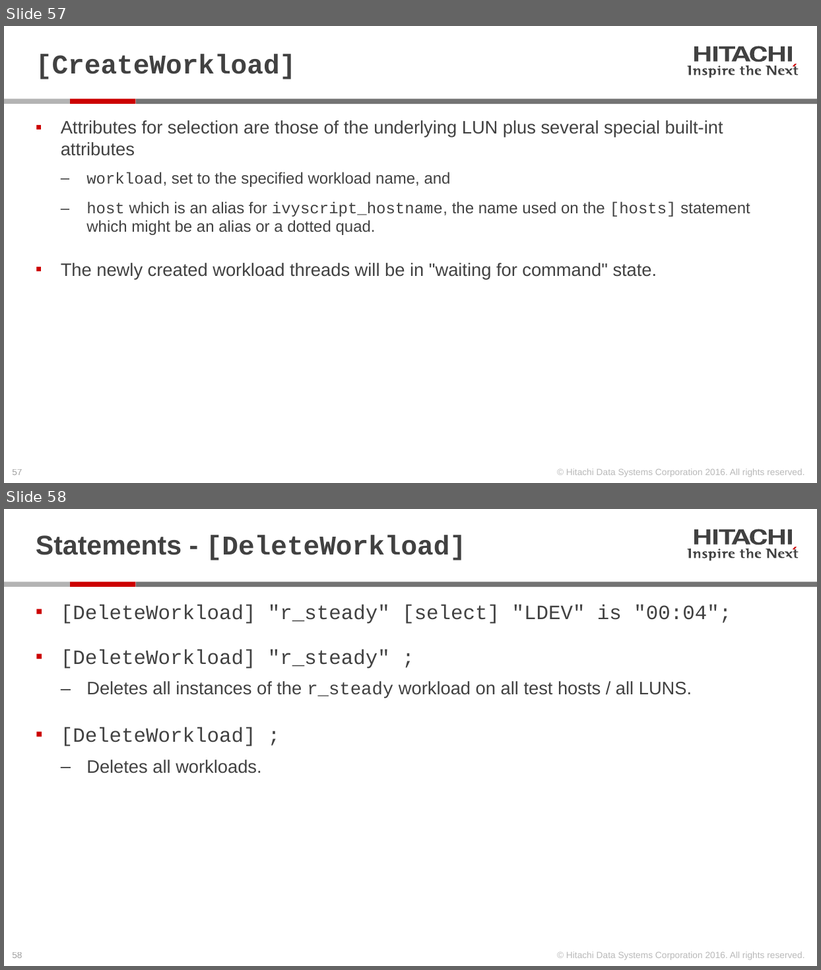
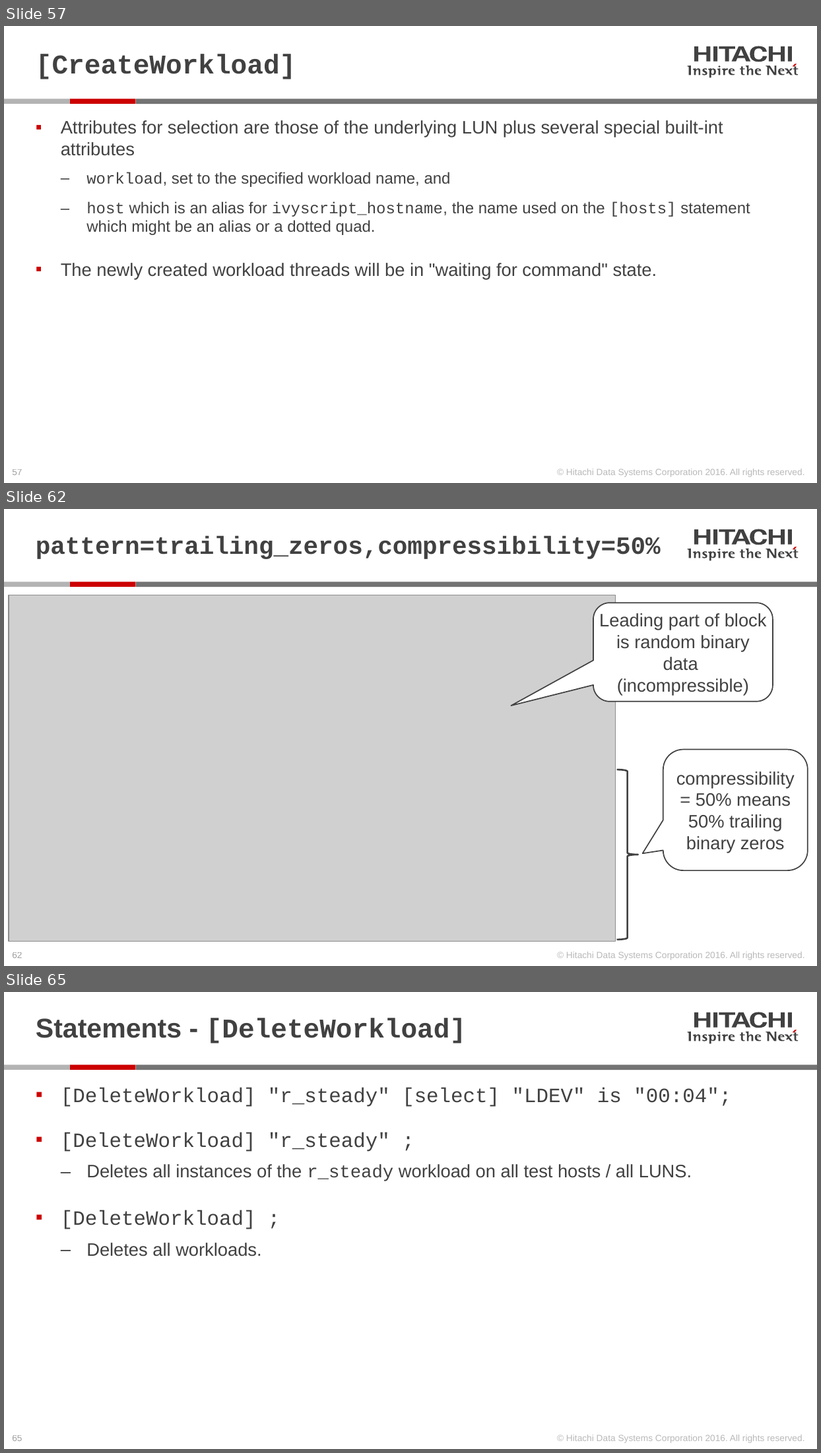
Before and after one commit to Hitachi-Data-Systems/ivy, a slide deck: doc/Programming ivy reference.pptx. Shown one above the other, each under a label of ours: slides 57 and 58 before the commit, slides 57, 62 and 65 after it; the slides between them are not shown. The pictures are 821x970 and 821x1453 pixels, drawn with LibreOffice and Linux fonts; fonts in the diff are those of the drawing; grey boxes stand for pictures. Boxes give left, top, right and bottom in pixels: in the first picture for what was removed or moved away, otherwise in the second. Text is boxed around its words. In the diff, an @@ line names an element or a change of style, - is before the commit and + after.

```diff
--- a/doc/Programming ivy reference.pptx
+++ b/doc/Programming ivy reference.pptx
@@ slide 62 added at bbox=[4, 509, 817, 966], background #FFFFFF; not listed: 28 template elements that a slide beside it also shows @@
@@ title added at bbox=[36, 536, 661, 559], 22 pt, text #414141, bold @@
+pattern=trailing_zeros,compressibility=50%
@@ picture added at bbox=[9, 595, 616, 941] @@
@@ rounded speech box added at bbox=[593, 603, 773, 701], fill #FFFFFF, outline #414141 1 pt, 16 pt, text #414141 @@
+Leading part of block is random binary data
+(incompressible)
@@ rounded speech box added at bbox=[663, 750, 808, 871], fill #FFFFFF, outline #414141 1 pt, 16 pt, text #414141 @@
+compressibility = 50% means 50% trailing binary zeros
@@ right brace added at bbox=[617, 770, 638, 940], outline #414141 1.5 pt @@
@@ what was slide 58 is now slide 65 @@
@@ page number at bbox=[12, 1436, 22, 1441]: text changed @@
-58
+65
```
Also in this commit, not shown: 1 slide changed, 6 other slides added, 4 other files.
